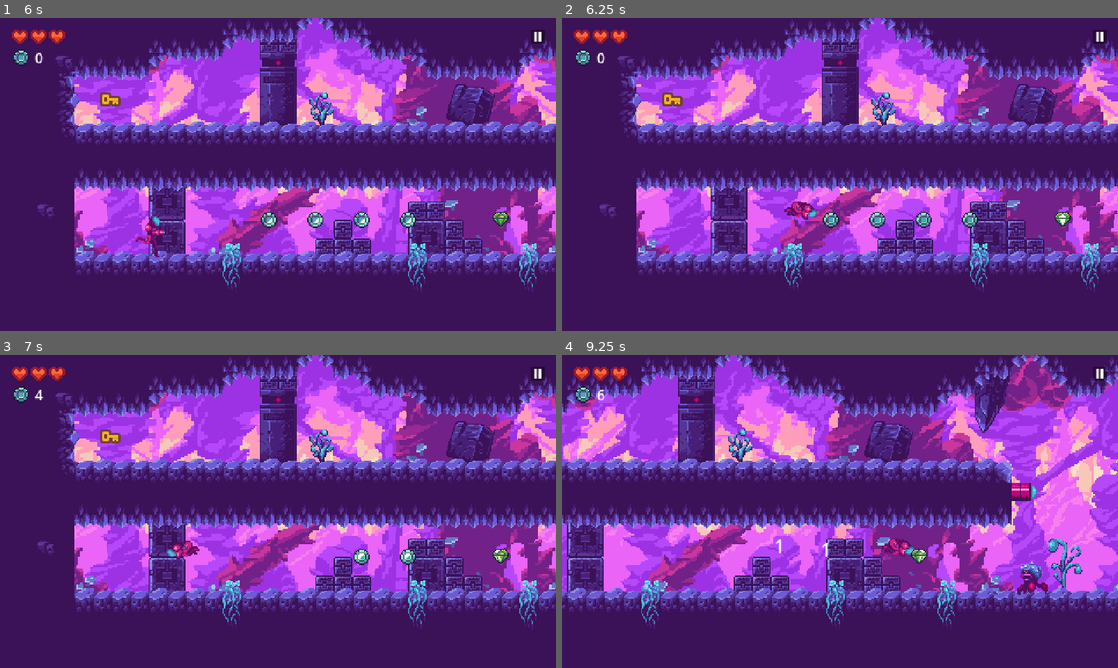
Above: before the commit, frames 1-4 (two rows, left to right).
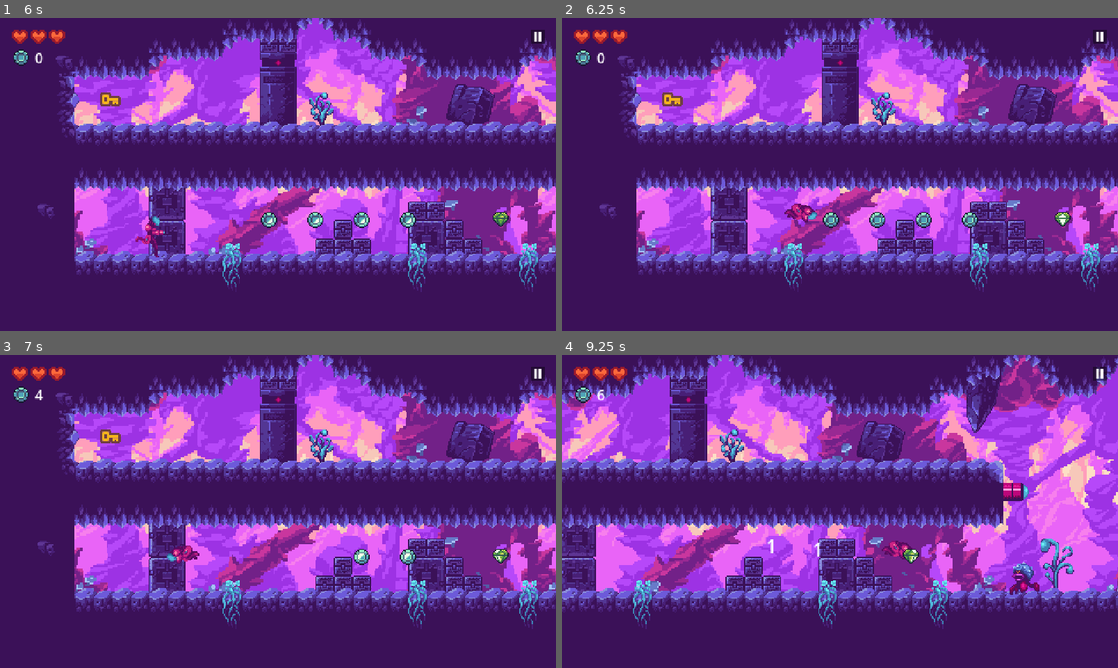
Above: after the commit, the same moments.

Repository: rapidvectors/godot-tutorial-2d-chronobot
Game: Godot game, scene res://ui/main_menu_screen.tscn
Same seed, same stepped clock (60 frames per second), same inputs: the game is played once before the commit and once after it. The engine's default icon, where the game draws it, is replaced by a stand-in: a white triangle on a blue panel in a dark square.
Inputs:
- Up to frame 1 (6 s): click "PLAY" at 0.5 s; hold D (move_right) 1.28-2.78 s; tap L (shoot) at 1.35, 2.3, 3.8, 5.1 s; tap Space (jump) at 1.52, 1.55, 1.82, 2.1, 2.27, 2.57, 3.05, 3.77, 4.07, 4.52, 4.55, 4.82, 5.27, 5.57 s; hold A (move_left) 2.78-3.53 s; tap C (crouch) at 2.85 s; hold D (move_right) 3.53-5.03 s; tap S (force_fall) at 3.6 s; hold W (look_up) 4.28-5.03 s; hold A (move_left) 5.03-5.78 s; hold D (move_right) from 5.78 s (still down); hold F (wall_cling) from 5.78 s (still down)
- Up to frame 2 (6.25 s): keep holding D (move_right); keep holding F (wall_cling); tap Space (jump) at 6.05 s
- Up to frame 3 (7 s): release D (move_right) at 6.53 s; release F (wall_cling) at 6.53 s; hold A (move_left) from 6.53 s (still down); tap L (shoot) at 6.6 s; tap Space (jump) at 6.77 s
- Up to frame 4 (9.25 s): tap Space (jump) at 7.07, 7.35, 7.52, 7.82, 8.27, 8.57, 9.05 s; release A (move_left) at 8.03 s; hold D (move_right) from 8.03 s (still down); tap C (crouch) at 8.1 s; tap L (shoot) at 8.3 s; tap S (force_fall) at 8.85 s

Frame 1 is identical in both runs. In frame 2, 0.2% of the frame differs, in the area x 40-46%, y 58-66%; in frame 3, 0.2%; in frame 4, 43%, in the area x 0-100%, y 0-88%.

Commit message:
Added a hit flash shader

Diff:
--- a/Chronobot/levels/base_level.tscn
+++ b/Chronobot/levels/base_level.tscn
@@ -668,17 +668,8 @@
 layer_0/name = "Background"
 layer_0/z_index = -1
 layer_1/name = "Ground"
-layer_1/enabled = true
-layer_1/modulate = Color(1, 1, 1, 1)
-layer_1/y_sort_enabled = false
-layer_1/y_sort_origin = 0
-layer_1/z_index = 0
 layer_1/tile_data = PackedInt32Array()
 layer_2/name = "Foreground"
-layer_2/enabled = true
-layer_2/modulate = Color(1, 1, 1, 1)
-layer_2/y_sort_enabled = false
-layer_2/y_sort_origin = 0
 layer_2/z_index = 1
 layer_2/tile_data = PackedInt32Array()
 
--- a/Chronobot/levels/level_1.tscn
+++ b/Chronobot/levels/level_1.tscn
@@ -71,7 +71,6 @@
 
 [node name="Player" parent="." index="6"]
 position = Vector2(96, -64)
-jump_count = 2
 
 [node name="PlayerCamera2D" parent="." index="7"]
 limit_left = 0
--- a/Chronobot/player/player.tscn
+++ b/Chronobot/player/player.tscn
@@ -1,8 +1,9 @@
-[gd_scene load_steps=62 format=3 uid="uid://bfcmjoltsmsed"]
+[gd_scene load_steps=63 format=3 uid="uid://bfcmjoltsmsed"]
 
 [ext_resource type="Script" path="res://player/player.gd" id="1_wqxfn"]
 [ext_resource type="Texture2D" uid="uid://gnuwn56p7uf0" path="res://player/player-idle.png" id="1_xd272"]
 [ext_resource type="Texture2D" uid="uid://lth80kl62757" path="res://player/player-run.png" id="2_857uo"]
+[ext_resource type="Texture2D" uid="uid://xgv7mcdhswi4" path="res://icon.svg" id="2_ggjat"]
 [ext_resource type="Shader" uid="uid://di586mbwclj1e" path="res://player/player_hit_flash_shader.tres" id="2_sxhcj"]
 [ext_resource type="Texture2D" uid="uid://d0cfpvhpomjoi" path="res://player/player-jump.png" id="3_gm186"]
 [ext_resource type="Texture2D" uid="uid://dnjsxlu5isvh4" path="res://player/player-shoot-run.png" id="5_w6vks"]
@@ -22,6 +23,7 @@
 [ext_resource type="Script" path="res://player/player_states/shoot_wall_cling_state.gd" id="20_o1vdt"]
 
 [sub_resource type="ShaderMaterial" id="ShaderMaterial_5kha7"]
+resource_local_to_scene = true
 shader = ExtResource("2_sxhcj")
 shader_parameter/enabled = false
 shader_parameter/hit_colour = Color(0.746723, 0.018789, 0.134852, 1)
@@ -349,6 +351,11 @@
 [node name="Player" type="CharacterBody2D" groups=["Player"]]
 collision_layer = 2
 script = ExtResource("1_wqxfn")
+
+[node name="Icon" type="Sprite2D" parent="."]
+visible = false
+position = Vector2(40, -32)
+texture = ExtResource("2_ggjat")
 
 [node name="AnimatedSprite2D" type="AnimatedSprite2D" parent="."]
 material = SubResource("ShaderMaterial_5kha7")
@@ -398,6 +405,7 @@
 script = ExtResource("15_vphvd")
 character_body_2d = NodePath("../..")
 animated_sprite_2d = NodePath("../../AnimatedSprite2D")
+jump_height = -350.0
 max_jump_count = 2
 
 [node name="ShootStand" type="Node" parent="StateMachine" node_paths=PackedStringArray("character_body_2d", "animated_sprite_2d", "muzzle")]
--- a/Chronobot/player/player_hit_flash_shader.tres
+++ b/Chronobot/player/player_hit_flash_shader.tres
@@ -13,6 +13,7 @@
 default_input_values = [0, 0.0, 1, 1.0, 2, 1e-05, 3, Vector3(0, 0, 0), 4, Vector3(0, 0, 0), 5, Vector3(0, 0, 0)]
 
 [sub_resource type="VisualShaderNodeInput" id="VisualShaderNodeInput_fhhcd"]
+expanded_output_ports = [0]
 input_name = "color"
 
 [resource]
@@ -61,16 +62,15 @@
 
 }
 "
-graph_offset = Vector2(-327.264, -24.3273)
 mode = 1
 flags/light_only = false
-nodes/fragment/0/position = Vector2(580, 220)
+nodes/fragment/0/position = Vector2(540, 160)
 nodes/fragment/2/node = SubResource("VisualShaderNodeColorParameter_6rijc")
-nodes/fragment/2/position = Vector2(-260, 280)
+nodes/fragment/2/position = Vector2(-260, 260)
 nodes/fragment/3/node = SubResource("VisualShaderNodeBooleanParameter_vs7kl")
-nodes/fragment/3/position = Vector2(-260, 60)
+nodes/fragment/3/position = Vector2(-260, 80)
 nodes/fragment/4/node = SubResource("VisualShaderNodeIf_mii71")
 nodes/fragment/4/position = Vector2(140, 80)
 nodes/fragment/5/node = SubResource("VisualShaderNodeInput_fhhcd")
-nodes/fragment/5/position = Vector2(-260, 500)
-nodes/fragment/connections = PackedInt32Array(3, 0, 4, 0, 2, 0, 4, 3, 4, 0, 0, 0, 5, 0, 4, 4, 5, 0, 4, 5)
+nodes/fragment/5/position = Vector2(-260, 460)
+nodes/fragment/connections = PackedInt32Array(3, 0, 4, 0, 5, 0, 4, 4, 5, 0, 4, 5, 2, 0, 4, 3, 4, 0, 0, 0)
--- a/Chronobot/player/player_states/run_state.gd
+++ b/Chronobot/player/player_states/run_state.gd
@@ -7,6 +7,7 @@
 @export var speed : int = 1000
 @export var max_horizontal_speed: int = 300
 
+const GRAVITY : int = 1000
 
 func on_process(delta : float):
 	pass
@@ -21,6 +22,8 @@
 
 	if direction != 0:
 		animated_sprite_2d.flip_h = false if direction > 0 else true
+
+	character_body_2d.velocity.y += GRAVITY * delta
 
 	character_body_2d.move_and_slide()
 
@@ -38,6 +41,10 @@
 	if direction != 0 and GameInputEvents.shoot_input():
 		transition.emit("ShootRun")
 
+		# fall state
+	if !character_body_2d.is_on_floor():
+		transition.emit("Fall")
+
 
 func enter():
 	animated_sprite_2d.play("run")
--- a/Chronobot/player/player_states/shoot_run_state.gd
+++ b/Chronobot/player/player_states/shoot_run_state.gd
@@ -10,6 +10,7 @@
 @export var speed : int = 1000
 @export var max_horizontal_speed: int = 300
 
+const GRAVITY : int = 1000
 var muzzle_position : Vector2
 
 func on_process(delta : float):
@@ -27,6 +28,8 @@
 
 	if direction != 0:
 		animated_sprite_2d.flip_h = false if direction > 0 else true
+
+	character_body_2d.velocity.y += GRAVITY * delta
 
 	if GameInputEvents.shoot_input():
 		gun_shooting(direction)
--- a/Chronobot/project.godot
+++ b/Chronobot/project.godot
@@ -29,6 +29,7 @@
 
 window/size/viewport_width=480
 window/size/viewport_height=270
+window/size/mode=4
 window/size/window_width_override=1440
 window/size/window_height_override=810
 window/stretch/mode="viewport"
@@ -41,42 +42,50 @@
 "deadzone": 0.5,
 "events": [Object(InputEventKey,"resource_local_to_scene":false,"resource_name":"","device":-1,"window_id":0,"alt_pressed":false,"shift_pressed":false,"ctrl_pressed":false,"meta_pressed":false,"pressed":false,"keycode":0,"physical_keycode":65,"key_label":0,"unicode":97,"echo":false,"script":null)
 , Object(InputEventKey,"resource_local_to_scene":false,"resource_name":"","device":-1,"window_id":0,"alt_pressed":false,"shift_pressed":false,"ctrl_pressed":false,"meta_pressed":false,"pressed":false,"keycode":0,"physical_keycode":4194319,"key_label":0,"unicode":0,"echo":false,"script":null)
+, Object(InputEventJoypadMotion,"resource_local_to_scene":false,"resource_name":"","device":-1,"axis":0,"axis_value":-1.0,"script":null)
 ]
 }
 move_right={
 "deadzone": 0.5,
 "events": [Object(InputEventKey,"resource_local_to_scene":false,"resource_name":"","device":-1,"window_id":0,"alt_pressed":false,"shift_pressed":false,"ctrl_pressed":false,"meta_pressed":false,"pressed":false,"keycode":0,"physical_keycode":68,"key_label":0,"unicode":100,"echo":false,"script":null)
 , Object(InputEventKey,"resource_local_to_scene":false,"resource_name":"","device":-1,"window_id":0,"alt_pressed":false,"shift_pressed":false,"ctrl_pressed":false,"meta_pressed":false,"pressed":false,"keycode":0,"physical_keycode":4194321,"key_label":0,"unicode":0,"echo":false,"script":null)
+, Object(InputEventJoypadMotion,"resource_local_to_scene":false,"resource_name":"","device":-1,"axis":0,"axis_value":1.0,"script":null)
 ]
 }
 jump={
 "deadzone": 0.5,
 "events": [Object(InputEventKey,"resource_local_to_scene":false,"resource_name":"","device":-1,"window_id":0,"alt_pressed":false,"shift_pressed":false,"ctrl_pressed":false,"meta_pressed":false,"pressed":false,"keycode":0,"physical_keycode":32,"key_label":0,"unicode":32,"echo":false,"script":null)
+, Object(InputEventJoypadButton,"resource_local_to_scene":false,"resource_name":"","device":-1,"button_index":0,"pressure":0.0,"pressed":true,"script":null)
 ]
 }
 shoot={
 "deadzone": 0.5,
 "events": [Object(InputEventKey,"resource_local_to_scene":false,"resource_name":"","device":-1,"window_id":0,"alt_pressed":false,"shift_pressed":false,"ctrl_pressed":false,"meta_pressed":false,"pressed":false,"keycode":0,"physical_keycode":76,"key_label":0,"unicode":108,"echo":false,"script":null)
+, Object(InputEventJoypadButton,"resource_local_to_scene":false,"resource_name":"","device":-1,"button_index":2,"pressure":0.0,"pressed":true,"script":null)
 ]
 }
 crouch={
 "deadzone": 0.5,
 "events": [Object(InputEventKey,"resource_local_to_scene":false,"resource_name":"","device":-1,"window_id":0,"alt_pressed":false,"shift_pressed":false,"ctrl_pressed":false,"meta_pressed":false,"pressed":false,"keycode":0,"physical_keycode":67,"key_label":0,"unicode":99,"echo":false,"script":null)
+, Object(InputEventJoypadButton,"resource_local_to_scene":false,"resource_name":"","device":-1,"button_index":1,"pressure":0.0,"pressed":true,"script":null)
 ]
 }
 look_up={
 "deadzone": 0.5,
 "events": [Object(InputEventKey,"resource_local_to_scene":false,"resource_name":"","device":-1,"window_id":0,"alt_pressed":false,"shift_pressed":false,"ctrl_pressed":false,"meta_pressed":false,"pressed":false,"keycode":0,"physical_keycode":87,"key_label":0,"unicode":119,"echo":false,"script":null)
+, Object(InputEventJoypadMotion,"resource_local_to_scene":false,"resource_name":"","device":-1,"axis":1,"axis_value":-1.0,"script":null)
 ]
 }
 force_fall={
 "deadzone": 0.5,
 "events": [Object(InputEventKey,"resource_local_to_scene":false,"resource_name":"","device":-1,"window_id":0,"alt_pressed":false,"shift_pressed":false,"ctrl_pressed":false,"meta_pressed":false,"pressed":false,"keycode":0,"physical_keycode":83,"key_label":0,"unicode":115,"echo":false,"script":null)
+, Object(InputEventJoypadButton,"resource_local_to_scene":false,"resource_name":"","device":-1,"button_index":12,"pressure":0.0,"pressed":true,"script":null)
 ]
 }
 wall_cling={
 "deadzone": 0.5,
 "events": [Object(InputEventKey,"resource_local_to_scene":false,"resource_name":"","device":-1,"window_id":0,"alt_pressed":false,"shift_pressed":false,"ctrl_pressed":false,"meta_pressed":false,"pressed":false,"keycode":0,"physical_keycode":70,"key_label":0,"unicode":102,"echo":false,"script":null)
+, Object(InputEventJoypadMotion,"resource_local_to_scene":false,"resource_name":"","device":-1,"axis":5,"axis_value":1.0,"script":null)
 ]
 }
 
